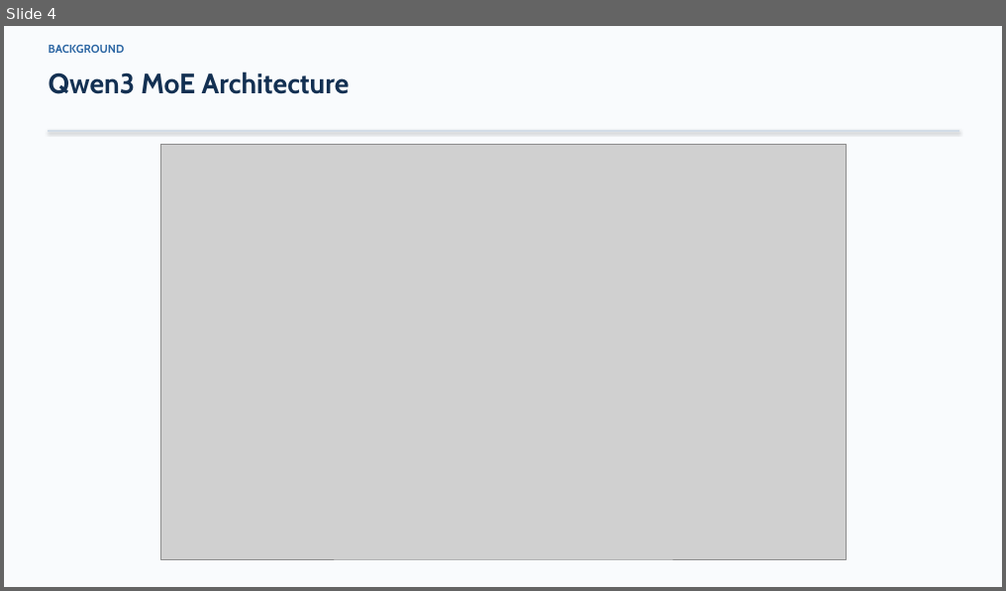
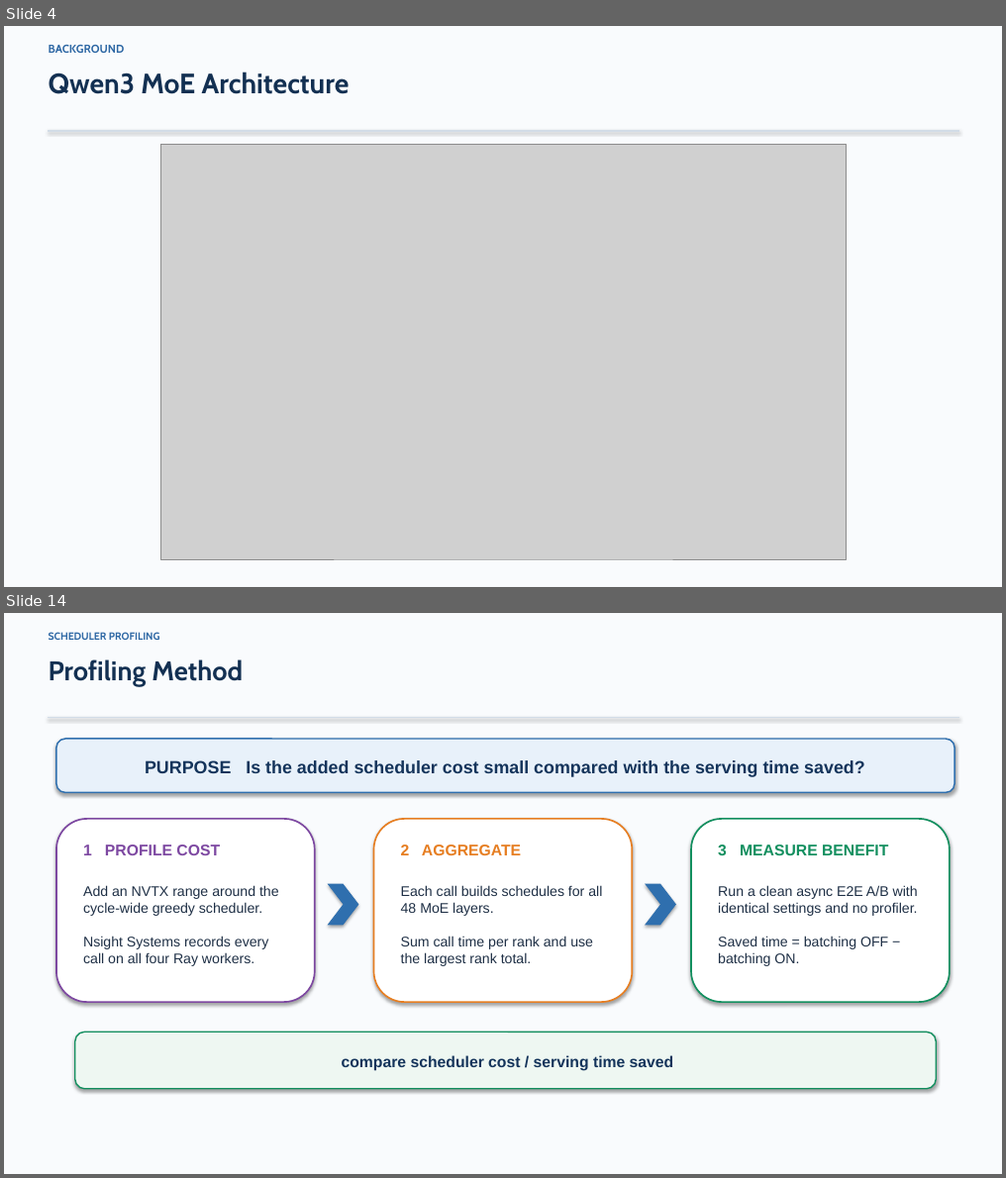
Before and after one commit to DOCCA0/vllm, a slide deck: benchmarks/eplb_rebalance/presentation/eplb_migration_batching.pptx. Shown one above the other, each under a label of ours: slide 4 before the commit, slides 4 and 14 after it; the slides between them are not shown. The pictures are 1006x591 and 1006x1178 pixels, drawn with LibreOffice and Linux fonts; fonts in the diff are those of the drawing; grey boxes stand for pictures. Boxes give left, top, right and bottom in pixels: in the first picture for what was removed or moved away, otherwise in the second. Text is boxed around its words. In the diff, an @@ line names an element or a change of style, - is before the commit and + after.

```diff
--- a/benchmarks/eplb_rebalance/presentation/eplb_migration_batching.pptx
+++ b/benchmarks/eplb_rebalance/presentation/eplb_migration_batching.pptx
@@ slide 14 added at box(4, 613, 1002, 1174), background #FFFFFF @@
@@ rectangle added at box(4, 613, 1002, 1174), fill #F9FBFD @@
@@ text added at box(49, 632, 160, 640), 10 pt, text #2D67A4, bold @@
+SCHEDULER PROFILING
@@ text added at box(49, 660, 243, 686), 26 pt, text #133052, bold @@
+Profiling Method
@@ line added from (48, 718) to (959, 718), #D2DCE7 1 pt @@
@@ rounded rectangle added at box(56, 739, 954, 792), fill #E8F1FA, outline #2F6FAE 1.4 pt, 17 pt, text #14345B, bold @@
+PURPOSE Is the added scheduler cost small compared with the serving time saved?
@@ rounded rectangle added at box(56, 819, 315, 1002), fill #FFFFFF, outline #7D48A1 1.6 pt @@
@@ rounded rectangle added at box(374, 819, 632, 1002), fill #FFFFFF, outline #E67E22 1.6 pt @@
@@ rounded rectangle added at box(691, 819, 949, 1002), fill #FFFFFF, outline #138F5F 1.6 pt @@
@@ text added at box(83, 845, 220, 856), 15 pt, text #7D48A1, bold @@
+1 PROFILE COST
@@ text added at box(401, 845, 521, 856), 15 pt, text #E67E22, bold @@
+2 AGGREGATE
@@ text added at box(718, 845, 888, 856), 15 pt, text #138F5F, bold @@
+3 MEASURE BENEFIT
@@ text added at box(83, 885, 279, 966), 13.5 pt, text #1F3046 @@
+Add an NVTX range around the cycle-wide greedy scheduler.
+Nsight Systems records every call on all four Ray workers.
@@ chevron added at box(328, 884, 358, 925), fill #2F6FAE @@
@@ text added at box(401, 885, 602, 966), 13.5 pt, text #1F3046 @@
+Each call builds schedules for all 48 MoE layers.
+Sum call time per rank and use the largest rank total.
@@ chevron added at box(645, 884, 676, 925), fill #2F6FAE @@
@@ text added at box(718, 885, 918, 966), 13.5 pt, text #1F3046 @@
+Run a clean async E2E A/B with identical settings and no profiler.
+Saved time = batching OFF − batching ON.
@@ rounded rectangle added at box(75, 1032, 936, 1089), fill #EEF7F2, outline #138F5F 1.3 pt, 15 pt, text #14345B, bold @@
+compare scheduler cost / serving time saved
```
Also in this commit, not shown: 14 slides changed, 5 slides removed, 2 other files.
